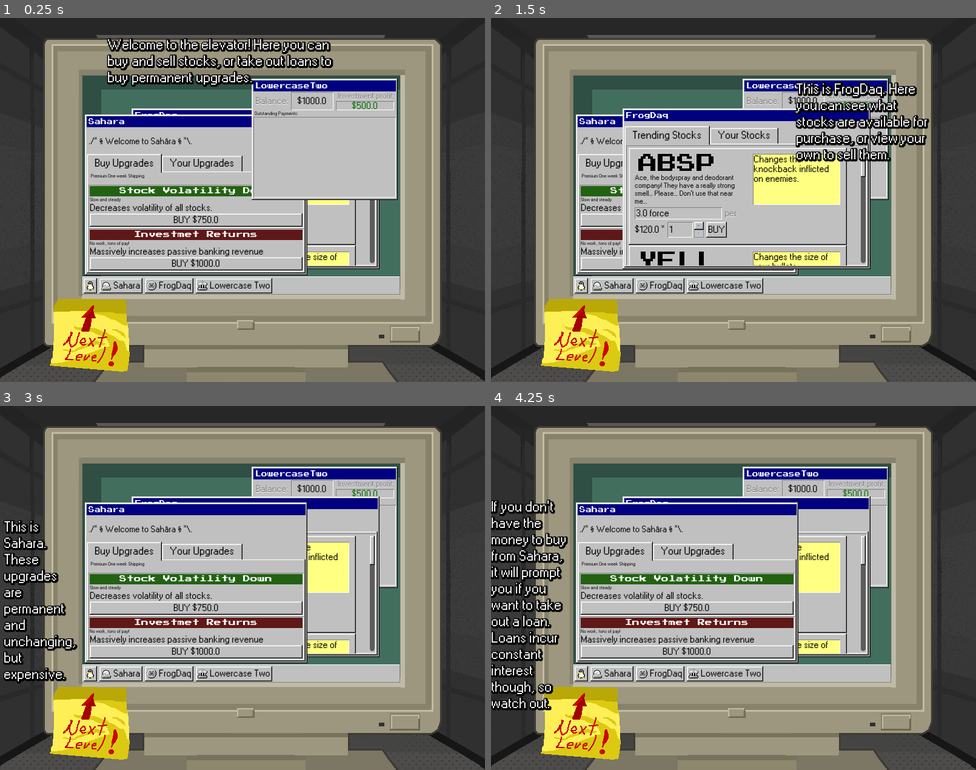
Above: before the commit, frames 1-4 (two rows, left to right).
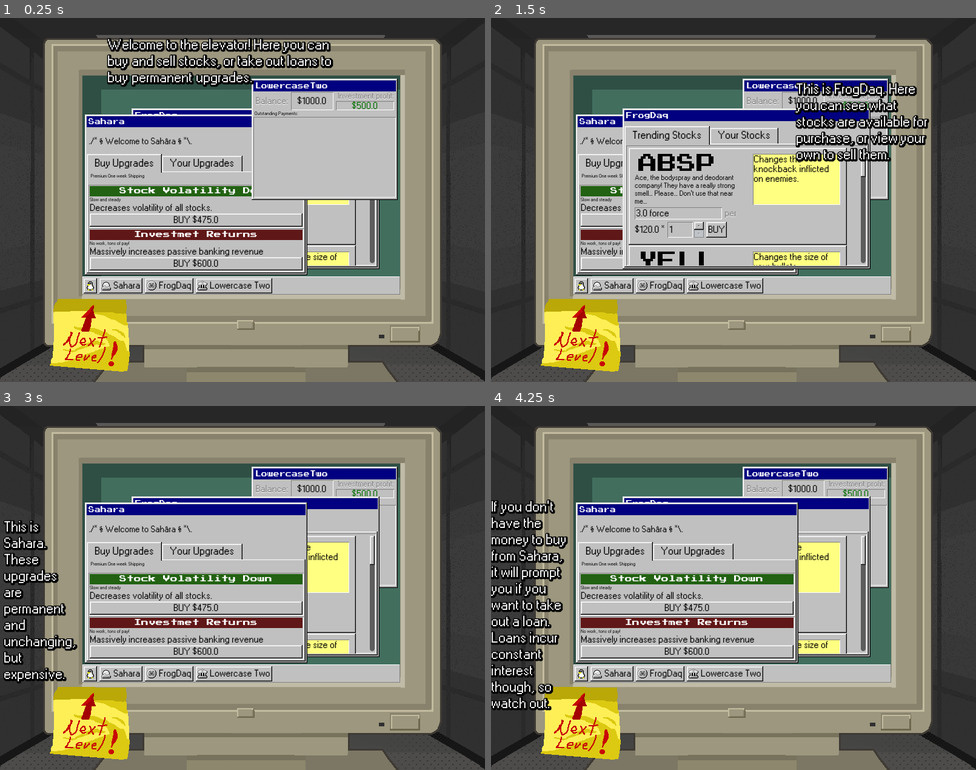
Above: after the commit, the same moments.

Repository: ygda-org/stock-strikers
Game: Godot game, scene res://main/tutorial/tutorial_elevator.tscn
Same seed, same stepped clock (60 frames per second), same inputs: the game is played once before the commit and once after it. This scene is started directly instead of the project's main scene. Sound files missing from this copy of the repository are replaced by a short silence.
Inputs (mouse positions are in pixels of both pictures, inside the frame that each line leads up to):
- Up to frame 1 (0.25 s): no input
- Up to frame 2 (1.5 s): click "BUY $750.0" (after the commit: "BUY $475.0") at 0.5 s; click "BUY $1000.0" (after the commit: "BUY $600.0") at 1.25 s
- Up to frame 3 (3 s): click (92, 675) at 2 s; click (92, 675) at 2.75 s
- Up to frame 4 (4.25 s): click "Sahara" at 3.5 s

The runs differ from the first frame. In frame 1, 0.2% of the frame differs, in the area x 35-46%, y 54-69%; in frame 2, nothing differs; in frame 3, 0.2%; in frame 4, 0.2%.

Commit message:
permanent upgrade price increases over time

Diff:
--- a/globals/game_state.gd
+++ b/globals/game_state.gd
@@ -157,7 +157,7 @@
 	PlayerStats.update_stats()
 
 func get_current_scalar():
-	return 1.2**(cleared_floors/3) + cleared_floors/3
+	return 1.2**(cleared_floors/3.0) + cleared_floors/3.0
 
 func roll_coin_room():
 	var chance = 10
--- a/gui/elevator_gui.gd
+++ b/gui/elevator_gui.gd
@@ -85,10 +85,11 @@
 	var upgrade1 = GameState.upgrade_options[0]
 	var upgrade2 = GameState.upgrade_options[1]
 	if upgrade1:
+		upgrade1.cost = upgrade1.cost * GameState.get_current_scalar()/2 + 100
 		vbox1.get_node("TitlePanel/Title").text = upgrade1.display_name
 		vbox1.get_node("Desc").text = upgrade1.flavor_text
 		vbox1.get_node("Attribute").text = upgrade1.attribute_text
-		vbox1.get_node("Upgrade1Button").text = "BUY $" + str(upgrade1.cost)
+		vbox1.get_node("Upgrade1Button").text = "BUY $" + str(snappedf(upgrade1.cost,0.01))
 	else:
 		vbox1.get_node("TitlePanel/Title").text = "SOLD OUT"
 		vbox1.get_node("Desc").text = "For the true monopolies"
@@ -96,10 +97,11 @@
 		vbox1.get_node("Upgrade1Button").text = "NO"
 		vbox1.get_node("Upgrade1Button").disabled = true
 	if upgrade2:
+		upgrade2.cost = upgrade2.cost * GameState.get_current_scalar()/2 + 100
 		vbox2.get_node("TitlePanel/Title").text = upgrade2.display_name
 		vbox2.get_node("Desc").text = upgrade2.flavor_text
 		vbox2.get_node("Attribute").text = upgrade2.attribute_text
-		vbox2.get_node("Upgrade2Button").text = "BUY $" + str(upgrade2.cost)
+		vbox2.get_node("Upgrade2Button").text = "BUY $" + str(snappedf(upgrade2.cost,0.01))
 	else:
 		vbox2.get_node("TitlePanel/Title").text = "SOLD OUT"
 		vbox2.get_node("Desc").text = "For the true monopolies"
--- a/player/permanent_upgrades/bonus_coin_rooms.tres
+++ b/player/permanent_upgrades/bonus_coin_rooms.tres
@@ -3,6 +3,7 @@
 [ext_resource type="Script" uid="uid://b84t6wgyld4v8" path="res://player/permanent_upgrades/base_upgrade.gd" id="1_lb5gl"]
 
 [resource]
+resource_local_to_scene = true
 script = ExtResource("1_lb5gl")
 modified = 9
 change_amount = 5.0
--- a/player/permanent_upgrades/enemy_move_speed.tres
+++ b/player/permanent_upgrades/enemy_move_speed.tres
@@ -3,9 +3,10 @@
 [ext_resource type="Script" uid="uid://b84t6wgyld4v8" path="res://player/permanent_upgrades/base_upgrade.gd" id="1_x3n63"]
 
 [resource]
+resource_local_to_scene = true
 script = ExtResource("1_x3n63")
 modified = 4
-change_amount = 0.5
+change_amount = 0.4
 name = "enemy_move_speed"
 display_name = "Enemy tranquilizer"
 attribute_text = "Decreases movement speed of enemies."
--- a/player/permanent_upgrades/interest_rate.tres
+++ b/player/permanent_upgrades/interest_rate.tres
@@ -3,6 +3,7 @@
 [ext_resource type="Script" uid="uid://b84t6wgyld4v8" path="res://player/permanent_upgrades/base_upgrade.gd" id="1_e0h7y"]
 
 [resource]
+resource_local_to_scene = true
 script = ExtResource("1_e0h7y")
 modified = 11
 change_amount = -0.03
--- a/player/permanent_upgrades/investment_up.tres
+++ b/player/permanent_upgrades/investment_up.tres
@@ -3,6 +3,7 @@
 [ext_resource type="Script" uid="uid://b84t6wgyld4v8" path="res://player/permanent_upgrades/base_upgrade.gd" id="1_prnso"]
 
 [resource]
+resource_local_to_scene = true
 script = ExtResource("1_prnso")
 modified = 12
 change_amount = 0.7
--- a/player/permanent_upgrades/max_room_ct.tres
+++ b/player/permanent_upgrades/max_room_ct.tres
@@ -3,6 +3,7 @@
 [ext_resource type="Script" uid="uid://b84t6wgyld4v8" path="res://player/permanent_upgrades/base_upgrade.gd" id="1_tsyr5"]
 
 [resource]
+resource_local_to_scene = true
 script = ExtResource("1_tsyr5")
 modified = 1
 change_amount = 2.0
--- a/player/permanent_upgrades/min_room_ct.tres
+++ b/player/permanent_upgrades/min_room_ct.tres
@@ -3,6 +3,7 @@
 [ext_resource type="Script" uid="uid://b84t6wgyld4v8" path="res://player/permanent_upgrades/base_upgrade.gd" id="1_dby7j"]
 
 [resource]
+resource_local_to_scene = true
 script = ExtResource("1_dby7j")
 modified = 2
 change_amount = 2.0
--- a/player/permanent_upgrades/money_on_kill.tres
+++ b/player/permanent_upgrades/money_on_kill.tres
@@ -3,6 +3,7 @@
 [ext_resource type="Script" uid="uid://b84t6wgyld4v8" path="res://player/permanent_upgrades/base_upgrade.gd" id="1_t8iro"]
 
 [resource]
+resource_local_to_scene = true
 script = ExtResource("1_t8iro")
 change_amount = 2.5
 name = "money_on_kill"
--- a/player/permanent_upgrades/no_four_split.tres
+++ b/player/permanent_upgrades/no_four_split.tres
@@ -3,11 +3,12 @@
 [ext_resource type="Script" uid="uid://b84t6wgyld4v8" path="res://player/permanent_upgrades/base_upgrade.gd" id="1_s2uf6"]
 
 [resource]
+resource_local_to_scene = true
 script = ExtResource("1_s2uf6")
 modified = 7
 name = "no_four_split"
 display_name = "No Four Way Branch"
 attribute_text = "Removes possibility to have a four way branch on a floor."
 flavor_text = "Branching paths are just so slow."
-cost = 400.0
+cost = 300.0
 metadata/_custom_type_script = "uid://b84t6wgyld4v8"
--- a/player/permanent_upgrades/stock_market_volatility_down.tres
+++ b/player/permanent_upgrades/stock_market_volatility_down.tres
@@ -3,6 +3,7 @@
 [ext_resource type="Script" uid="uid://b84t6wgyld4v8" path="res://player/permanent_upgrades/base_upgrade.gd" id="1_rtu2w"]
 
 [resource]
+resource_local_to_scene = true
 script = ExtResource("1_rtu2w")
 modified = 10
 change_amount = 0.6
--- a/player/permanent_upgrades/stock_market_volatility_up.tres
+++ b/player/permanent_upgrades/stock_market_volatility_up.tres
@@ -3,6 +3,7 @@
 [ext_resource type="Script" uid="uid://b84t6wgyld4v8" path="res://player/permanent_upgrades/base_upgrade.gd" id="1_q3db8"]
 
 [resource]
+resource_local_to_scene = true
 script = ExtResource("1_q3db8")
 modified = 10
 change_amount = 1.4
